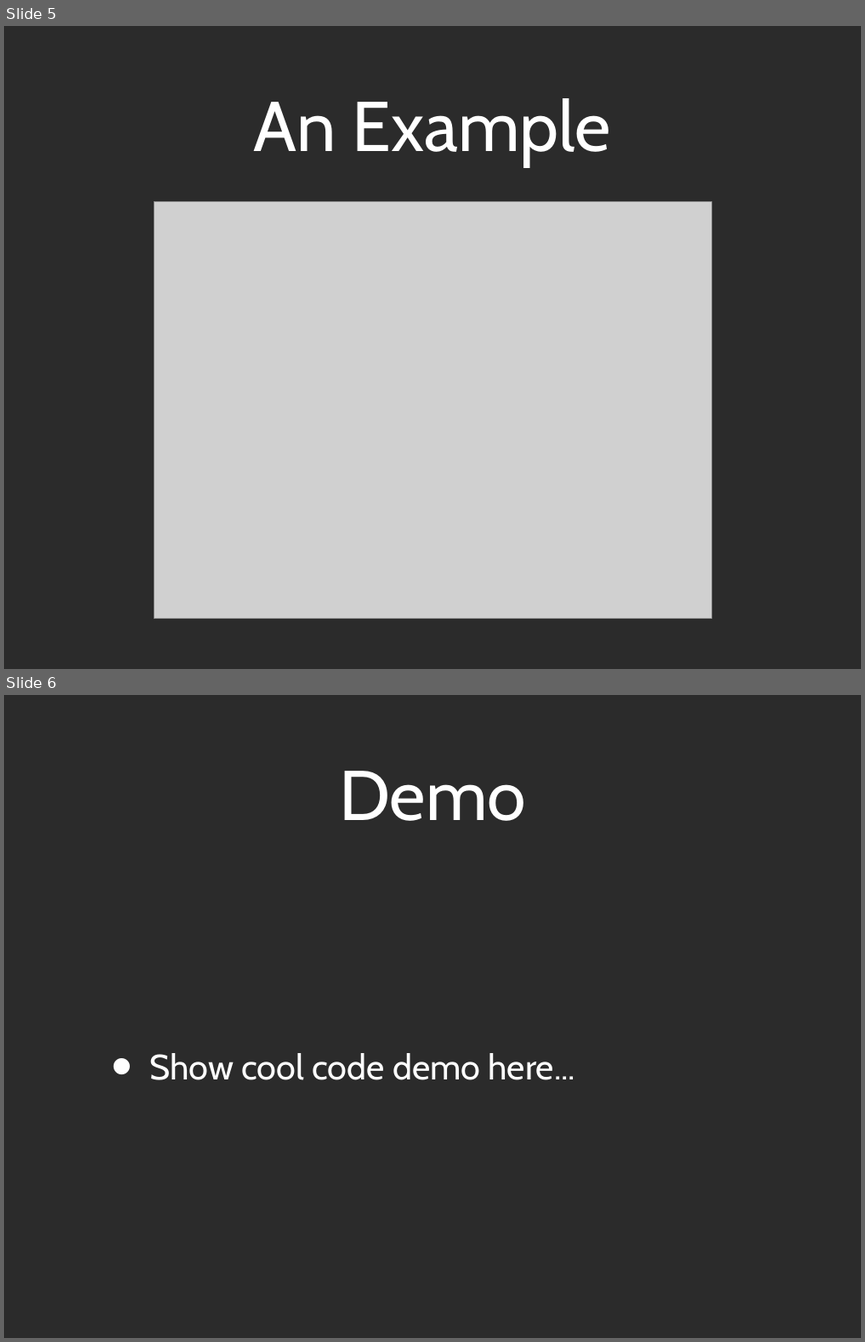
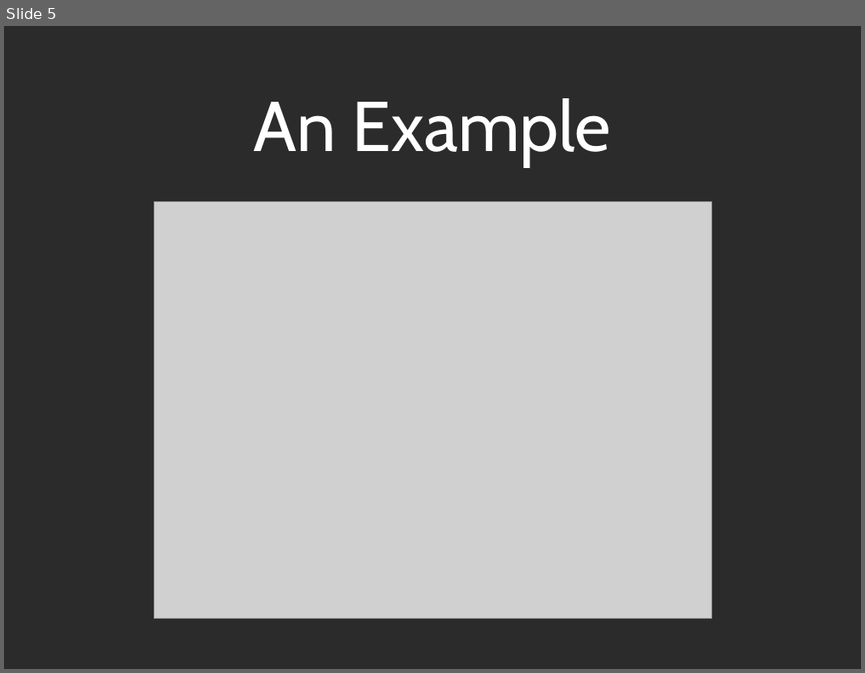
Before and after one commit to andypike/Talks, a slide deck: ORMBattle-Castle-ActiveRecord/ORMBattle-ActiveRecord.ppt. Shown one above the other, each under a label of ours: slides 5 and 6 before the commit, slide 5 after it. The pictures are 865x1342 and 865x673 pixels, drawn with LibreOffice and Linux fonts; fonts in the diff are those of the drawing; grey boxes stand for pictures; background and template pictures are left out; a plain dark background stands for a picture behind light text. Boxes give left, top, right and bottom in pixels: in the first picture for what was removed or moved away, otherwise in the second. Text is boxed around its words. In the diff, an @@ line names an element or a change of style, - is before the commit and + after.

```diff
--- a/ORMBattle-Castle-ActiveRecord/ORMBattle-ActiveRecord.ppt
+++ b/ORMBattle-Castle-ActiveRecord/ORMBattle-ActiveRecord.ppt
@@ slide 6 removed at (4,695,861,1338), background picture (left out) @@
@@ title removed at (339,771,526,821) @@
-Demo
@@ text removed at (149,1053,576,1080) @@
-• Show cool code demo here...
```
Also in this commit, not shown: 4 slides changed, 1 slide added, 1 other file.
